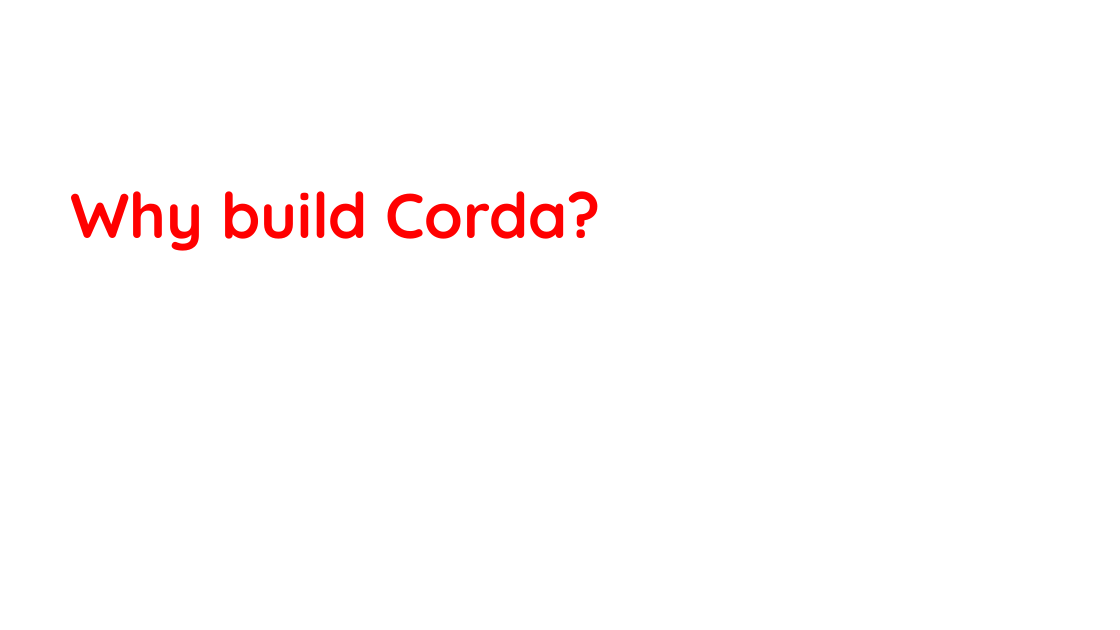
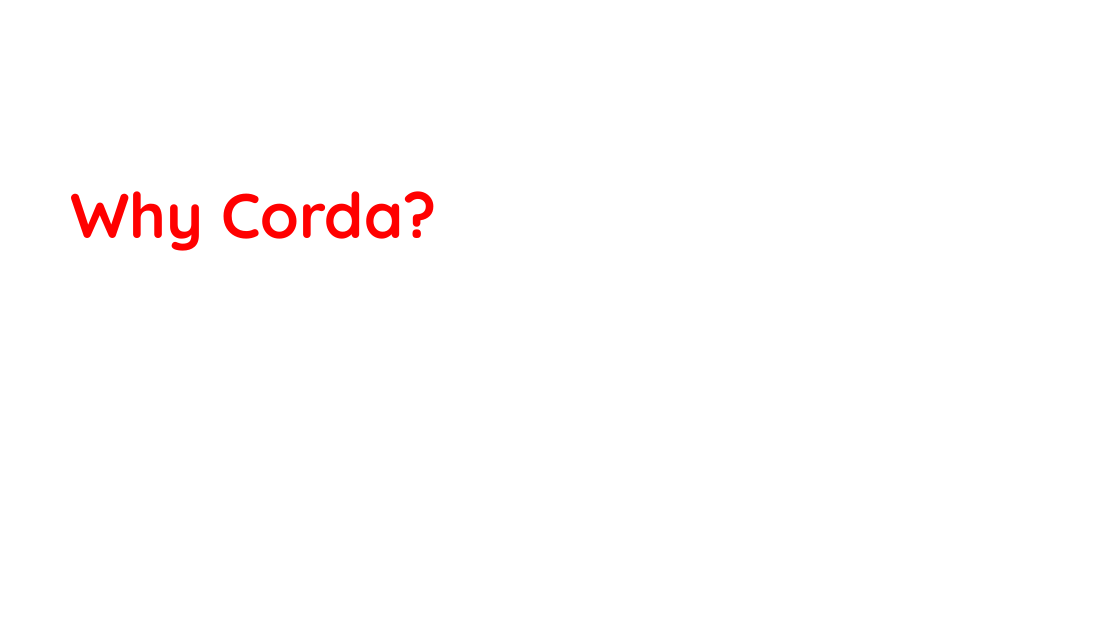
Before and after one commit to thinkgandhi/bg, a slide deck: slide 4 of Corda.pptx. Drawn at 1120x630 pixels with LibreOffice and Linux fonts; fonts in the diff are those of the drawing. Boxes give left, top, right and bottom in pixels: in the first picture for what was removed or moved away, otherwise in the second. Text is boxed around its words. In the diff, an @@ line names an element or a change of style, - is before the commit and + after.

```diff
--- a/Corda.pptx
+++ b/Corda.pptx
@@ title at <box>71,191,436,251</box>: text changed @@
-Why build Corda?
+Why Corda?
```
Also in this commit, not shown: 19 other slides changed, 7 slides added.
